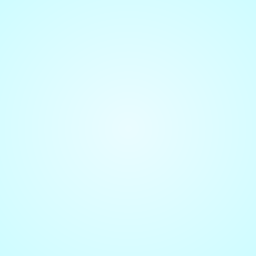
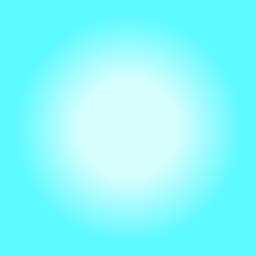
Revision of a layered 256 x 256 image; what changed, layer by layer:
added layer "Malebene 3" above "Malebene 2" over left=0, top=0, right=256, bottom=256
hid "Malebene 2", painted on it over left=0, top=0, right=256, bottom=256
